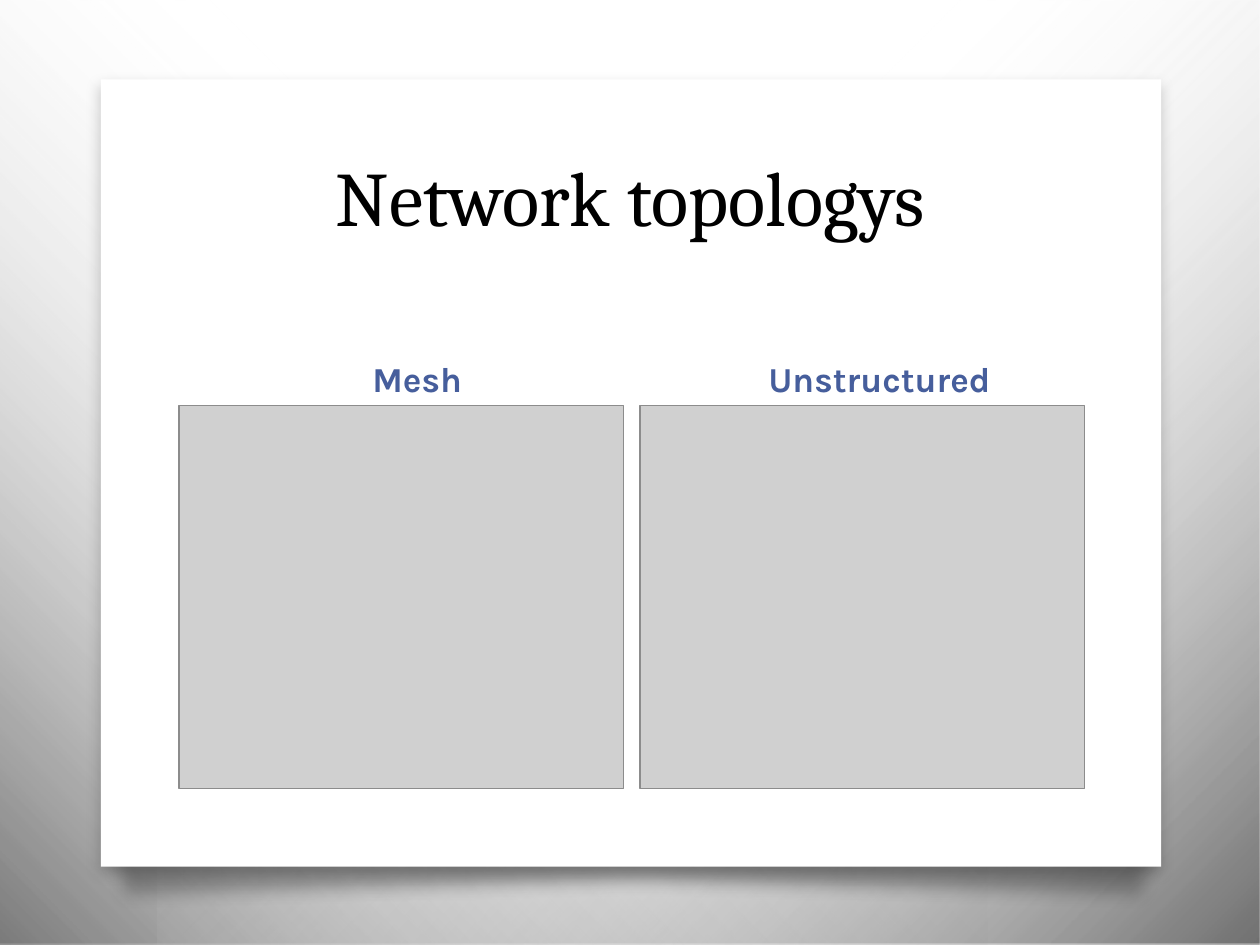
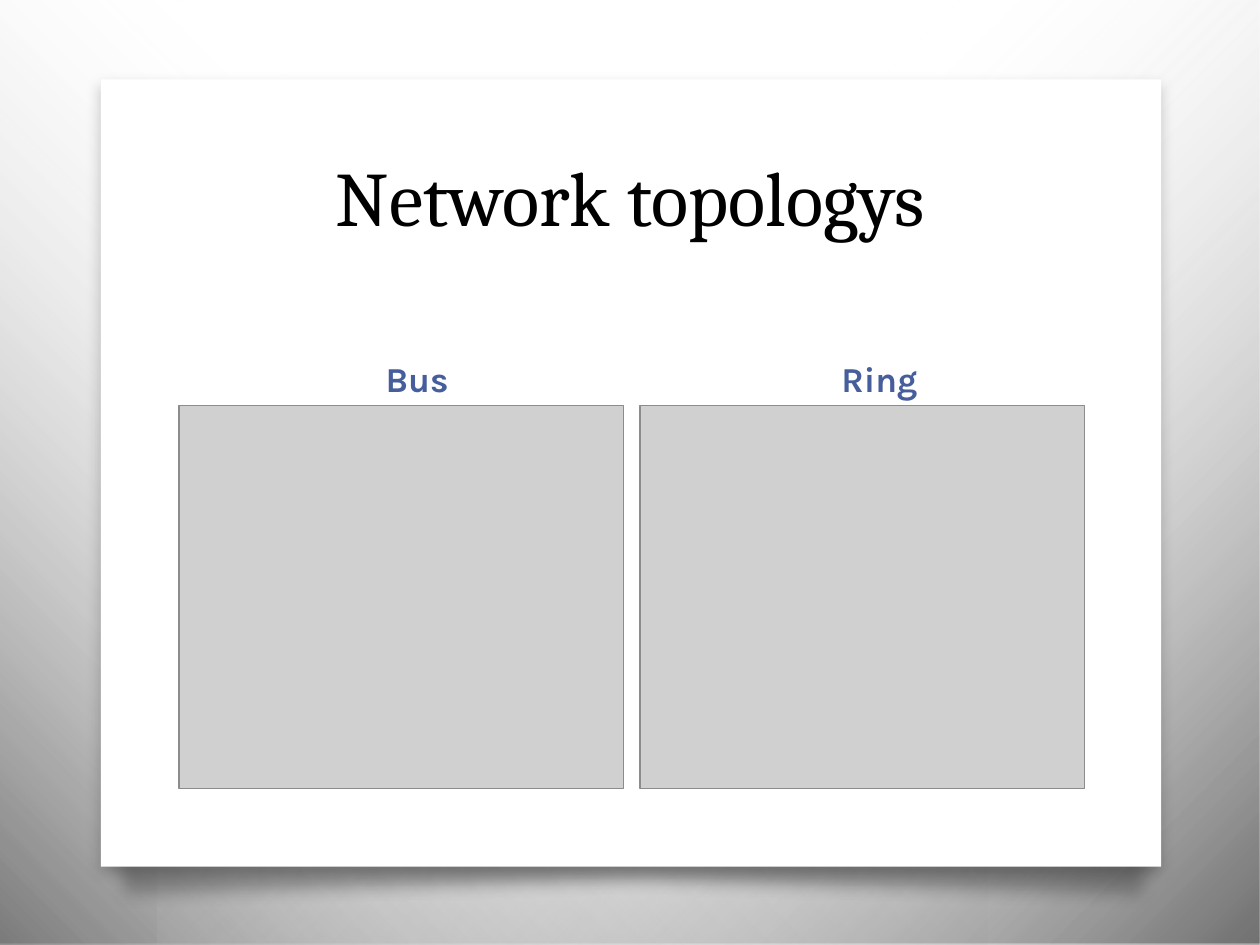
Before and after one commit to ohare/Private-Sync, a slide deck: slide 8 of Presentation/presentation.pptx (slide 9 before the commit). Drawn at 1260x945 pixels with LibreOffice and Linux fonts; fonts in the diff are those of the drawing; grey boxes stand for pictures; background and template pictures are left out. Boxes give left, top, right and bottom in pixels: in the first picture for what was removed or moved away, otherwise in the second. Text is boxed around its words. In the diff, an @@ line names an element or a change of style, - is before the commit and + after.

```diff
--- a/Presentation/presentation.pptx
+++ b/Presentation/presentation.pptx
@@ text at [386, 369, 449, 393]: text changed @@
-Mesh
+Bus
@@ text at [841, 367, 917, 401]: text changed @@
-Unstructured
+Ring
```
Also in this commit, not shown: 4 other slides changed, 7 slides added, 3 slides removed, 3 other files.
